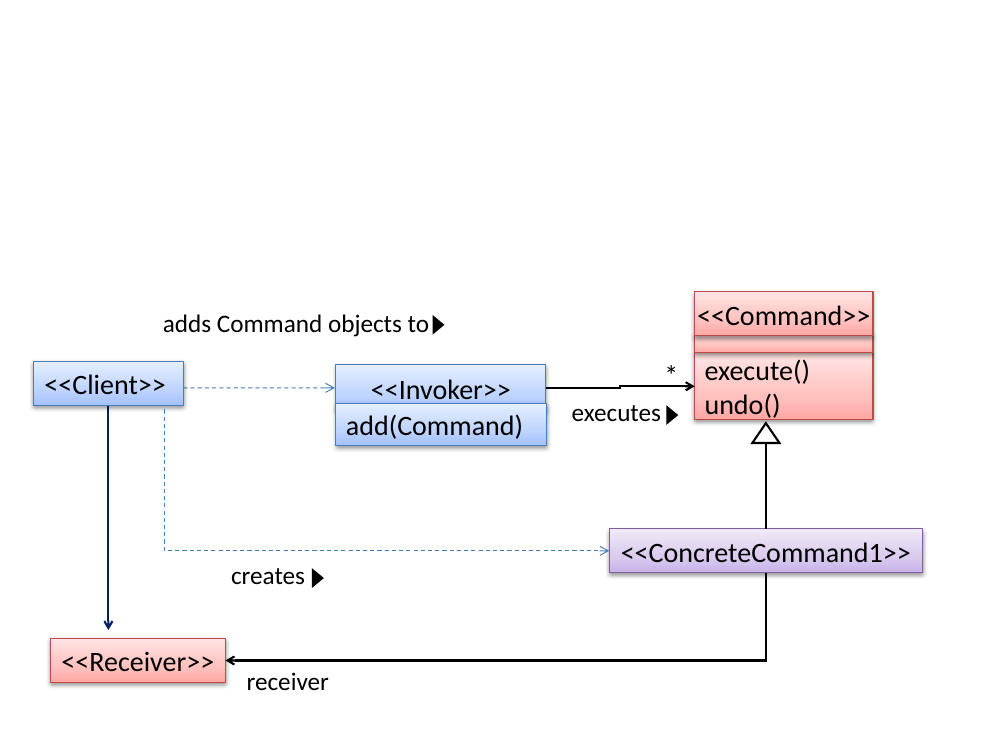
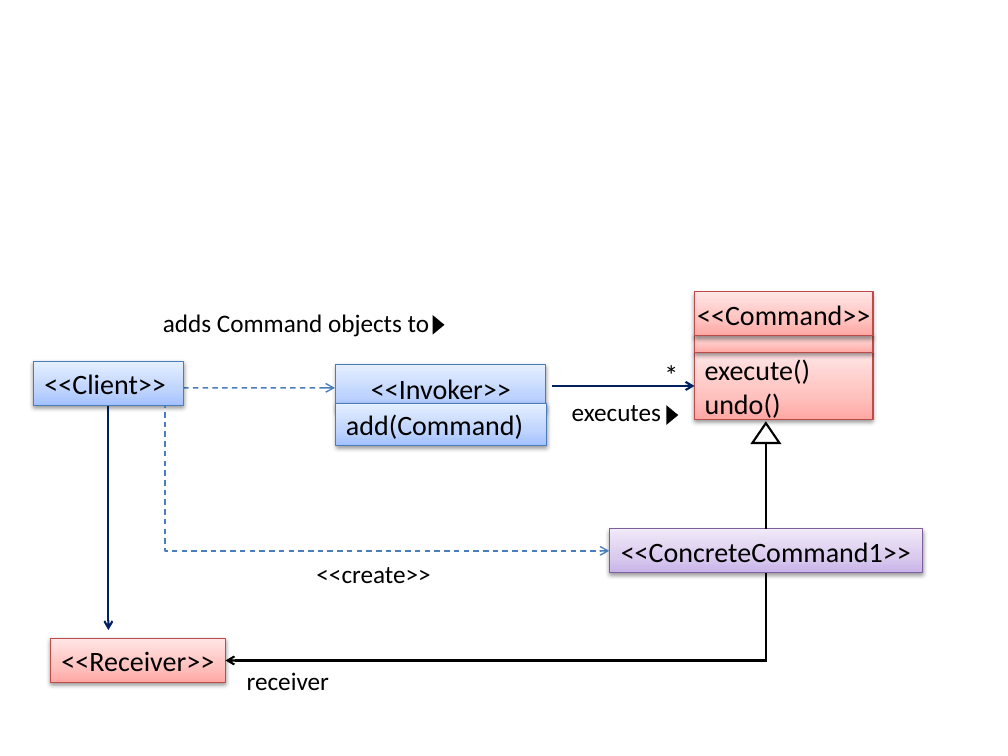
Before and after one commit to se-edu/se-book, a slide deck: slide 1 of diagrams/designPatterns/command/whatItIs/clientInvoker.pptx. Drawn at 1008x756 pixels with LibreOffice and Linux fonts; fonts in the diff are those of the drawing. Boxes give left, top, right and bottom in pixels: in the first picture for what was removed or moved away, otherwise in the second. Text is boxed around its words. In the diff, an @@ line names an element or a change of style, - is before the commit and + after.

```diff
--- a/diagrams/designPatterns/command/whatItIs/clientInvoker.pptx
+++ b/diagrams/designPatterns/command/whatItIs/clientInvoker.pptx
@@ arrow (183, 388) - (335, 388): stroke #4B7EBC 0.75 pt dashed to #4B7EBC 1 pt dashed @@
@@ elbow arrow removed from (546, 388) to (695, 386) @@
@@ arrow added from (551, 386) to (695, 386), #002060 1.5 pt @@
@@ elbow arrow (168, 405) - (609, 550): stroke #4B7EBC 0.75 pt dashed to #4B7EBC 1 pt dashed @@
@@ text removed at bbox=[231, 568, 305, 585] @@
-creates
@@ triangle removed at bbox=[312, 569, 325, 589] @@
@@ text added at bbox=[316, 567, 430, 584], 18 pt, text #000000 @@
+<<create>>
```
Also in this commit, not shown: 3 other files.
